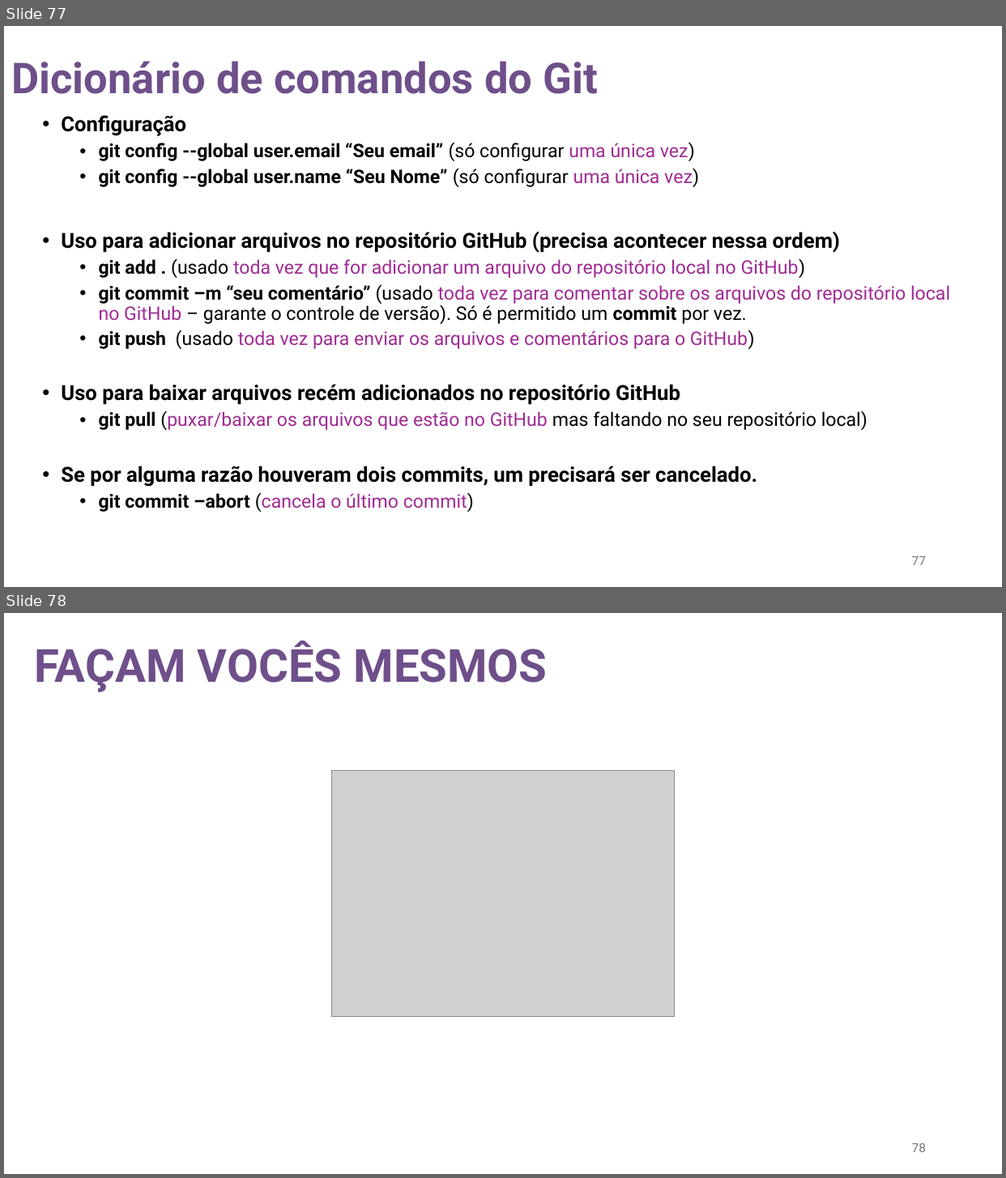
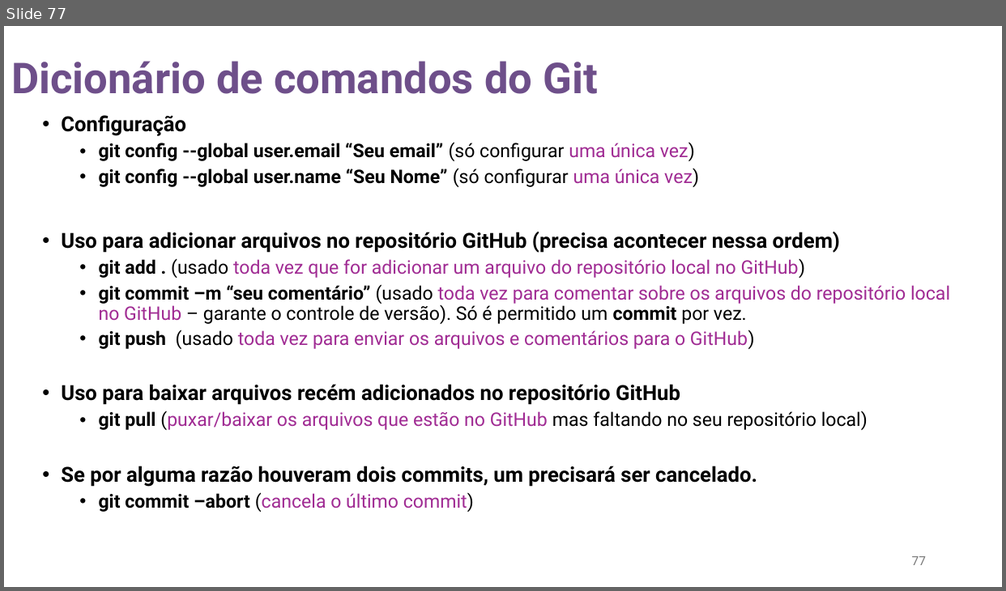
Before and after one commit to souzayuri/LABIC_curso_introducao_a_manejo_visualizacao_e_analise_de_dados_com_R, a slide deck: 02_aulas/04 - configurando o ambiente R e GitHub.pptx. Shown one above the other, each under a label of ours: slides 77 and 78 before the commit, slide 77 after it. The pictures are 1006x1178 and 1006x591 pixels, drawn with LibreOffice and Linux fonts; fonts in the diff are those of the drawing; grey boxes stand for pictures. Boxes give left, top, right and bottom in pixels: in the first picture for what was removed or moved away, otherwise in the second. Text is boxed around its words. In the diff, an @@ line names an element or a change of style, - is before the commit and + after.

```diff
--- a/02_aulas/04 - configurando o ambiente R e GitHub.pptx
+++ b/02_aulas/04 - configurando o ambiente R e GitHub.pptx
@@ slide 78 removed at (4,613,1002,1174), background #FFFFFF @@
@@ title removed at (34,641,548,692) @@
-FAÇAM VOCÊS MESMOS
@@ picture removed at (332,771,675,1016) @@
@@ page number removed at (912,1144,926,1152) @@
-78
```
Also in this commit, not shown: 1 slide changed, 1 other slide removed, 2 other files.
